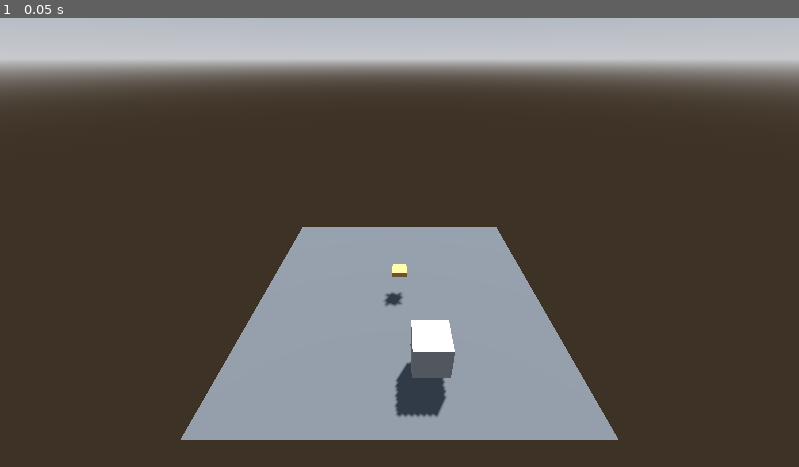
Above: before the commit, frame 1.
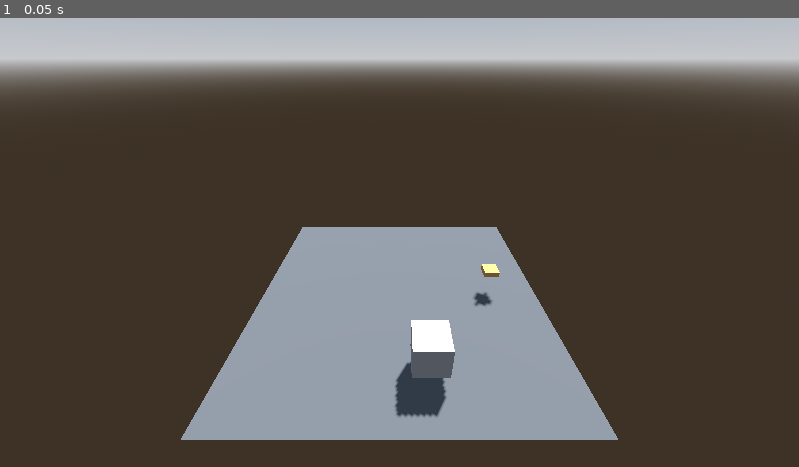
Above: after the commit, the same moment.

Repository: ZsoltHevesi/spooky-cooking-sim
Game: Godot game, scene res://3d_cooking/3d_testScene.tscn
Same seed, same stepped clock (60 frames per second), same inputs: the game is played once before the commit and once after it.
Inputs:
- Up to frame 1 (0.05 s): no input

The runs differ from the first frame. In frame 1, 0.2% of the frame differs, in the area x 48-63%, y 54-65%.

Commit message:
Cleaned up code

Diff:
--- a/3d_cooking/3d_main.gd
+++ b/3d_cooking/3d_main.gd
@@ -13,8 +13,10 @@
 	if event is InputEventMouseMotion:
 		mouse = event.position
 	if event is InputEventMouseButton:
+		# Mouse pressed
 		if event.pressed and event.button_index == MOUSE_BUTTON_LEFT:
 			grabbed_object = get_grabbed_object(mouse)
+		# Mouse released
 		elif not event.pressed and event.button_index == MOUSE_BUTTON_LEFT:
 			grabbed_object = null
 
@@ -30,6 +32,7 @@
 
 	if result.is_empty() == false:
 		return result.collider
+
 	return null
 
 func get_grab_position():
@@ -38,4 +41,5 @@
 	var distance = (FIXED_Y - start.y) / direction.y
 	var pos = start + direction * distance
 	pos.y = FIXED_Y  # Lock the Y position
+
 	return pos
--- a/3d_cooking/3d_testScene.tscn
+++ b/3d_cooking/3d_testScene.tscn
@@ -48,4 +48,4 @@
 transform = Transform3D(1, 0, 0, 0, 0.846927, 0.531709, 0, -0.531709, 0.846927, 0, 7.36172, 8.25255)
 
 [node name="BurgerTopBun" parent="." instance=ExtResource("2_lbc5o")]
-transform = Transform3D(1, 0, 0, 0, 1, 0, 0, 0, 1, 0, 1, 0)
+transform = Transform3D(1, 0, 0, 0, 1, 0, 0, 0, 1, 3.21128, 1, 0)
